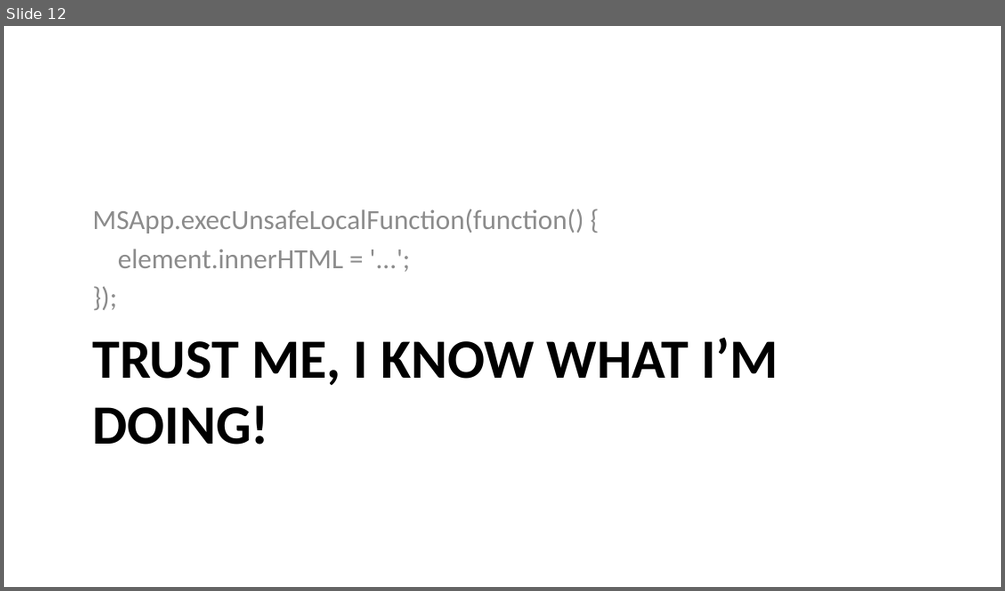
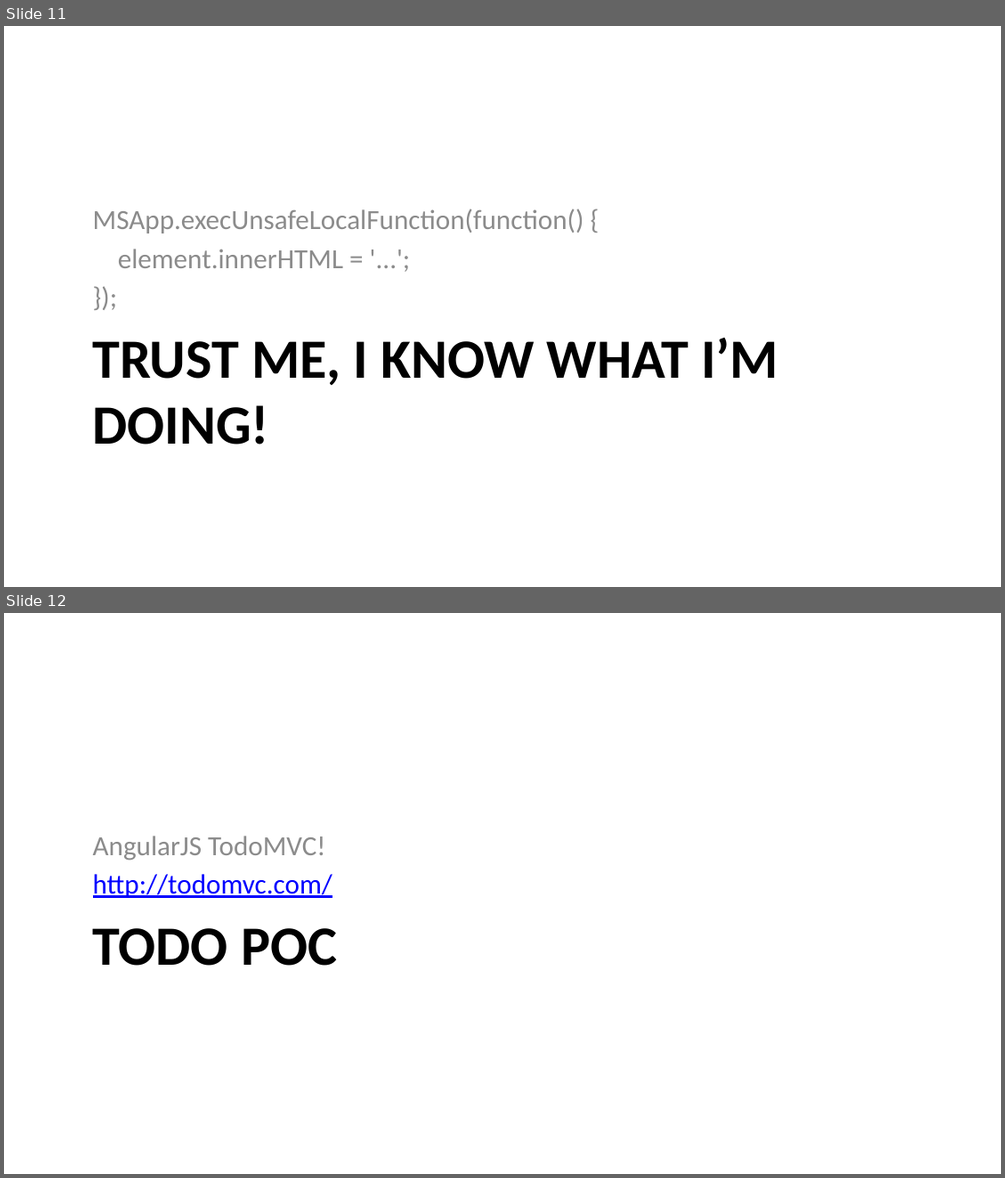
Before and after one commit to DeveloperInfra/Bookshelf-poc, a slide deck: slides/Build Windows Store Apps using Javascript.pptx. Shown one above the other, each under a label of ours: slide 12 before the commit, slides 11 and 12 after it. The pictures are 1005x591 and 1005x1178 pixels, drawn with LibreOffice and Linux fonts; fonts in the diff are those of the drawing; background and template pictures are left out. Boxes give left, top, right and bottom in pixels: in the first picture for what was removed or moved away, otherwise in the second. Text is boxed around its words. In the diff, an @@ line names an element or a change of style, - is before the commit and + after.

Commit message:
Update slides
Final version used in my Atlanta Code Camp 2013 presentation.

```diff
--- a/slides/Build Windows Store Apps using Javascript.pptx
+++ b/slides/Build Windows Store Apps using Javascript.pptx
@@ slide 12 added at (4,613,1001,1174), background picture (left out) @@
@@ text added at (93,835,332,898), 20 pt, text #0000FF, underline @@
+AngularJS TodoMVC!
+http://todomvc.com/
@@ title added at (93,928,337,965), 40 pt, text #000000, bold @@
+TODO POC
@@ what was slide 12 is now slide 11 @@
```
Also in this commit, not shown: 1 other file.
